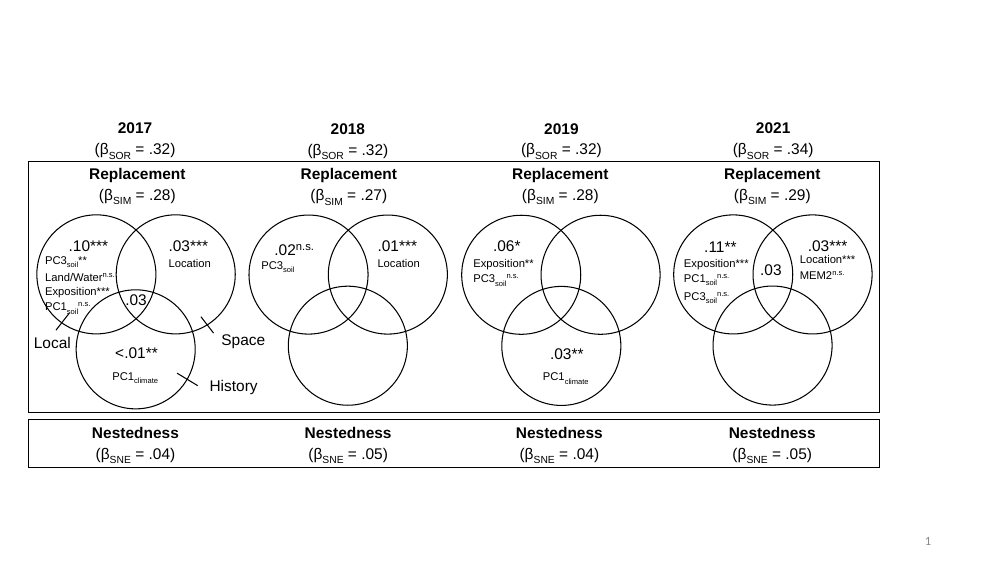
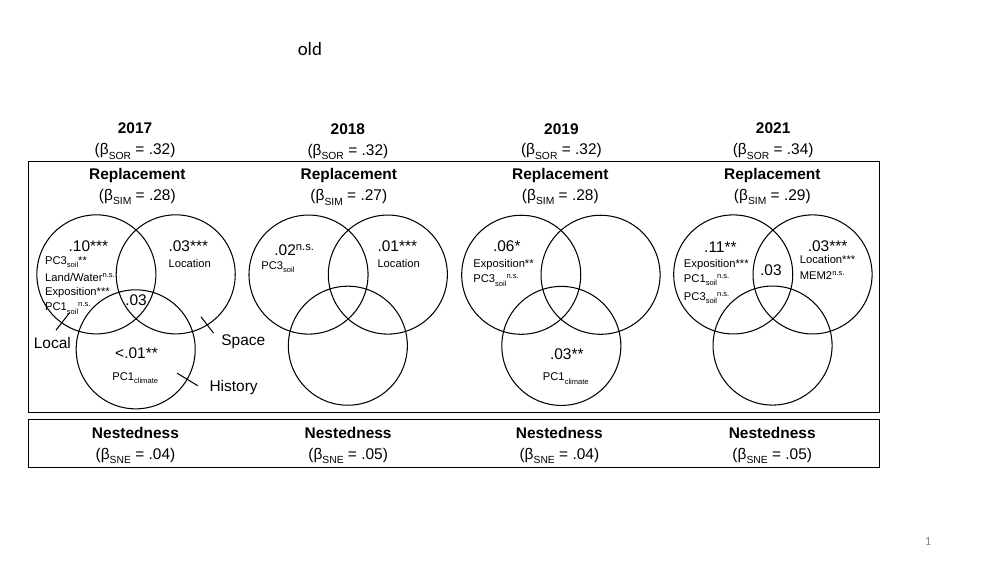
Before and after one commit to markus1bauer/2022_danube_dike_survey, a slide deck: slide 1 of outputs/figures/figure_3_spatial_variation.odp. Drawn at 1008x567 pixels with LibreOffice and Linux fonts; fonts in the diff are those of the drawing. Boxes give left, top, right and bottom in pixels: in the first picture for what was removed or moved away, otherwise in the second. Text is boxed around its words. In the diff, an @@ line names an element or a change of style, - is before the commit and + after.

```diff
--- a/outputs/figures/figure_3_spatial_variation.odp
+++ b/outputs/figures/figure_3_spatial_variation.odp
@@ text added at (x1=298, y1=42, x2=322, y2=55), 18 pt, text #000000 @@
+old
```
Also in this commit, not shown: 1 slide added, 6 other files.
